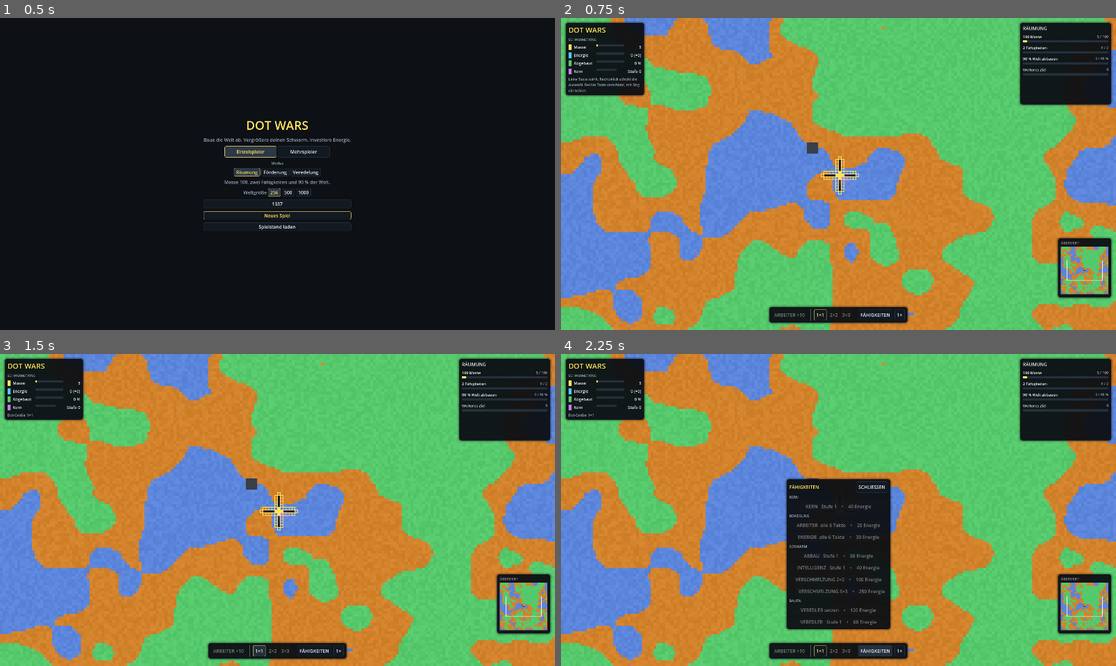
Above: before the commit, frames 1-4 (two rows, left to right).
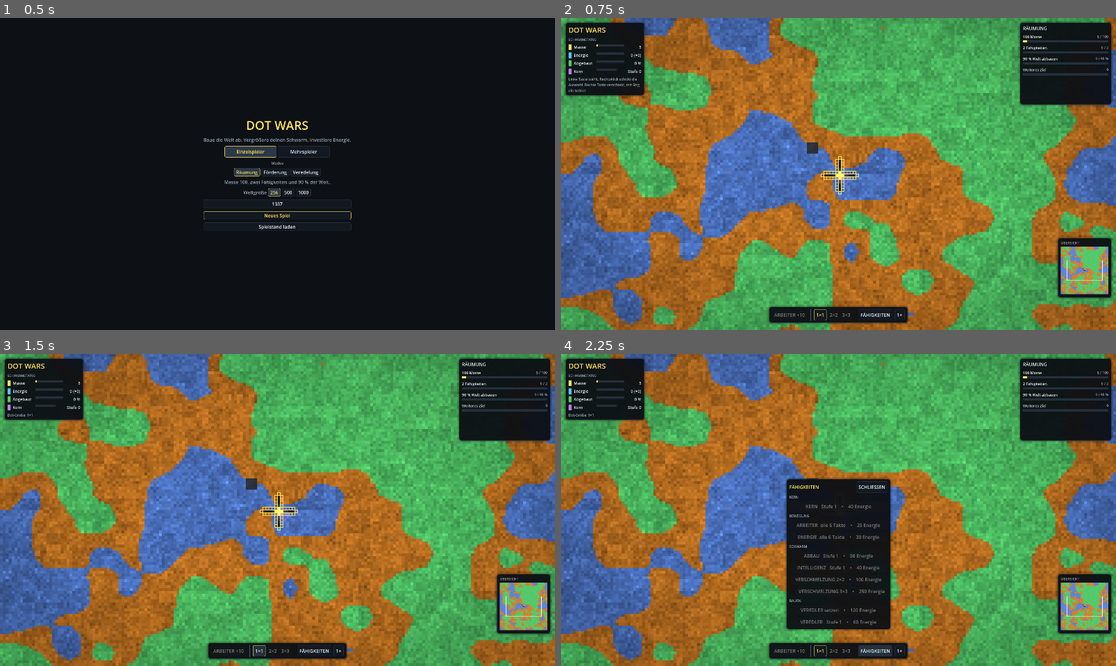
Above: after the commit, the same moments.

Repository: matthias007267/Dot-Wars
Game: Godot game, scene res://scenes/main.tscn
Two runs of this game, one before a commit and one after it. Both use one fixed random seed, a clock stepped at 60 frames per second and the inputs below.
Inputs:
- Up to frame 1 (0.5 s): no input
- Up to frame 2 (0.75 s): click "Neues Spiel" at 0.5 s
- Up to frame 3 (1.5 s): click "1×1" at 1.25 s
- Up to frame 4 (2.25 s): click "FÄHIGKEITEN" at 2 s

Frame 1 is identical in both runs. In frame 2, 66% of the frame differs, in the area x 0-100%, y 0-100%; in frame 3, 66%; in frame 4, 61%.

Commit message:
World-only Premium Pixel Tactics: Terrain, Tunnel, Dot-Glow (#3)

Diff:
--- a/src/render/energy_renderer.gd
+++ b/src/render/energy_renderer.gd
@@ -2,6 +2,10 @@
 extends Node2D
 ## Zeichnet transportierte Energie als eigene Pixeltextur.
 ## Arbeiter werden darüber gezeichnet und bleiben bei Konflikten sichtbar.
+
+const DOT_GLOW_SHADER := preload("res://src/render/shaders/dot_glow.gdshader")
+@export var glow_enabled := true
+@export_range(0.0, 1.0, 0.05) var glow_strength := 0.95
 
 var world: WorldState
 var energy: EnergyStore
@@ -12,6 +16,12 @@
 
 func _ready() -> void:
 	texture_filter = TEXTURE_FILTER_NEAREST
+	if glow_enabled:
+		var shader_material := ShaderMaterial.new()
+		shader_material.shader = DOT_GLOW_SHADER
+		shader_material.set_shader_parameter("glow_strength", glow_strength)
+		shader_material.set_shader_parameter("dot_brightness", 1.20)
+		material = shader_material
 	_bytes.resize(world.cell_count() * 4)
 	show_energy()
 
--- /dev/null
+++ b/src/render/shaders/dot_glow.gdshader
@@ -0,0 +1,31 @@
+shader_type canvas_item;
+render_mode unshaded;
+
+// Gemeinsamer GPU-Effekt fuer Arbeiter- und Energie-Textur.
+// Nur vier benachbarte Texel: kein eigener Node, Licht oder Partikel pro Dot.
+uniform float glow_strength : hint_range(0.0, 1.0) = 0.85;
+uniform float dot_brightness : hint_range(1.0, 1.5) = 1.16;
+
+void fragment() {
+    vec4 dot_color = texture(TEXTURE, UV);
+    if (dot_color.a > 0.01) {
+        // Der eigentliche Dot bleibt pixelgenau scharf.
+        COLOR = vec4(min(dot_color.rgb * dot_brightness, vec3(1.0)), dot_color.a);
+    } else {
+        vec2 texel = TEXTURE_PIXEL_SIZE;
+        vec2 safe_min = texel * 0.5;
+        vec2 safe_max = vec2(1.0) - safe_min;
+        vec4 up = texture(TEXTURE, clamp(UV - vec2(0.0, texel.y), safe_min, safe_max));
+        vec4 down = texture(TEXTURE, clamp(UV + vec2(0.0, texel.y), safe_min, safe_max));
+        vec4 left = texture(TEXTURE, clamp(UV - vec2(texel.x, 0.0), safe_min, safe_max));
+        vec4 right = texture(TEXTURE, clamp(UV + vec2(texel.x, 0.0), safe_min, safe_max));
+        float amount = up.a + down.a + left.a + right.a;
+        if (amount > 0.01) {
+            vec3 tint = (up.rgb * up.a + down.rgb * down.a
+                + left.rgb * left.a + right.rgb * right.a) / amount;
+            COLOR = vec4(tint, min(amount * glow_strength * 0.19, 0.42));
+        } else {
+            COLOR = vec4(0.0);
+        }
+    }
+}
--- /dev/null
+++ b/src/render/shaders/terrain.gdshader
@@ -0,0 +1,101 @@
+shader_type canvas_item;
+render_mode unshaded;
+
+// Nur die Weltoberflaeche: UI und Minimap verwenden weiterhin die Originaltextur.
+// Ein Weltpixel bleibt eine Zelle. Alle Details sind deterministisch und GPU-basiert.
+uniform float detail_strength : hint_range(0.0, 1.0) = 0.85;
+uniform float edge_strength : hint_range(0.0, 1.0) = 0.80;
+uniform float vignette_strength : hint_range(0.0, 0.35) = 0.15;
+
+const vec3 TUNNEL = vec3(22.0, 28.0, 36.0) / 255.0;
+const vec3 SOFT = vec3(87.0, 201.0, 109.0) / 255.0;
+const vec3 MEDIUM = vec3(211.0, 130.0, 44.0) / 255.0;
+const vec3 HARD = vec3(92.0, 134.0, 219.0) / 255.0;
+const vec3 BEDROCK = vec3(57.0, 63.0, 73.0) / 255.0;
+
+float hash_cell(vec2 p) {
+    vec3 p3 = fract(vec3(p.x, p.y, p.x) * 0.1031);
+    p3 += dot(p3, p3.yzx + 33.33);
+    return fract((p3.x + p3.y) * p3.z);
+}
+
+float is_tunnel(vec3 rgb) {
+    return 1.0 - step(0.105, distance(rgb, TUNNEL));
+}
+
+void fragment() {
+    vec4 source = texture(TEXTURE, UV);
+    vec3 color = source.rgb;
+    vec2 cell = floor(UV / TEXTURE_PIXEL_SIZE);
+    float fine = hash_cell(cell + vec2(19.0, 7.0)) - 0.5;
+    float broad = hash_cell(floor(cell / 4.0) + vec2(41.0, 11.0)) - 0.5;
+    float fleck = hash_cell(cell + vec2(73.0, 37.0));
+
+    float soft = distance(source.rgb, SOFT);
+    float medium = distance(source.rgb, MEDIUM);
+    float hard = distance(source.rgb, HARD);
+    float stone = distance(source.rgb, BEDROCK);
+    float empty = distance(source.rgb, TUNNEL);
+
+    bool terrain = soft < 0.13 || medium < 0.13 || hard < 0.13 || stone < 0.10;
+    bool corridor = empty < 0.105;
+
+    if (terrain) {
+        float shade = 0.88 + detail_strength * (fine * 0.23 + broad * 0.17);
+        if (soft < 0.13) {
+            // Weiche Erde: leicht organische, matte Oberflaeche.
+            color *= shade;
+            color += vec3(0.020, 0.060, 0.012) * step(0.89, fleck) * detail_strength;
+        } else if (medium < 0.13) {
+            // Mittlere Erde: dunklere Brocken und feine Risse.
+            color *= shade - 0.035;
+            color -= vec3(0.075, 0.045, 0.015) * step(0.91, fleck) * detail_strength;
+        } else if (hard < 0.13) {
+            // Hartes Mineral: kuehle Splitter und seltene Lichtreflexe.
+            color *= shade - 0.065;
+            color += vec3(0.065, 0.105, 0.155) * step(0.963, fleck) * detail_strength;
+        } else {
+            // Unzerstoerbarer Fels: dunkel, schwer, ohne auffaellige Highlights.
+            color *= 0.83 + detail_strength * (fine * 0.12 + broad * 0.12);
+        }
+
+        if (edge_strength > 0.001) {
+            vec2 texel = TEXTURE_PIXEL_SIZE;
+            vec2 safe_min = texel * 0.5;
+            vec2 safe_max = vec2(1.0) - safe_min;
+            vec3 up = texture(TEXTURE, clamp(UV - vec2(0.0, texel.y), safe_min, safe_max)).rgb;
+            vec3 down = texture(TEXTURE, clamp(UV + vec2(0.0, texel.y), safe_min, safe_max)).rgb;
+            vec3 left = texture(TEXTURE, clamp(UV - vec2(texel.x, 0.0), safe_min, safe_max)).rgb;
+            vec3 right = texture(TEXTURE, clamp(UV + vec2(texel.x, 0.0), safe_min, safe_max)).rgb;
+            // Obere/linke Kante hell, untere/rechte Kante schattig: Fels wirkt erhaben.
+            float bevel = (is_tunnel(up) + is_tunnel(left)) * 0.11
+                - (is_tunnel(down) + is_tunnel(right)) * 0.16;
+            color *= 1.0 + bevel * edge_strength;
+        }
+    } else if (corridor) {
+        // Ausgegrabene Tunnel bleiben dunkel und wirken gegenueber dem Fels vertieft.
+        color *= 0.85 + detail_strength * (fine * 0.16 + broad * 0.08);
+        if (edge_strength > 0.001) {
+            vec2 texel = TEXTURE_PIXEL_SIZE;
+            vec2 safe_min = texel * 0.5;
+            vec2 safe_max = vec2(1.0) - safe_min;
+            vec3 up = texture(TEXTURE, clamp(UV - vec2(0.0, texel.y), safe_min, safe_max)).rgb;
+            vec3 down = texture(TEXTURE, clamp(UV + vec2(0.0, texel.y), safe_min, safe_max)).rgb;
+            vec3 left = texture(TEXTURE, clamp(UV - vec2(texel.x, 0.0), safe_min, safe_max)).rgb;
+            vec3 right = texture(TEXTURE, clamp(UV + vec2(texel.x, 0.0), safe_min, safe_max)).rgb;
+            float upper_wall = step(0.105, distance(up, TUNNEL))
+                + step(0.105, distance(left, TUNNEL));
+            float lower_wall = step(0.105, distance(down, TUNNEL))
+                + step(0.105, distance(right, TUNNEL));
+            color += vec3(0.022, 0.031, 0.042) * upper_wall * edge_strength;
+            color *= 1.0 - 0.14 * min(lower_wall, 1.0) * edge_strength;
+        }
+    }
+    // Marker, Gebaeude, beschaedigte Zellen und Kerne bleiben klar unterscheidbar.
+    // Der Farbfilter wirkt ausschliesslich auf diesen WorldRenderer-Sprite.
+    color = (color - vec3(0.5)) * 1.055 + vec3(0.5);
+    vec2 screen_center = SCREEN_UV * 2.0 - vec2(1.0);
+    float vignette = 1.0 - vignette_strength
+        * smoothstep(0.18, 1.40, dot(screen_center, screen_center));
+    COLOR = vec4(clamp(color * vignette, vec3(0.0), vec3(1.0)), source.a);
+}
--- a/src/render/worker_renderer.gd
+++ b/src/render/worker_renderer.gd
@@ -1,6 +1,10 @@
 class_name WorkerRenderer
 extends Node2D
 ## Zeichnet alle Arbeiter in eine Textur, ein Pixel pro Zelle. Keine Node pro Arbeiter.
+
+const DOT_GLOW_SHADER := preload("res://src/render/shaders/dot_glow.gdshader")
+@export var glow_enabled := true
+@export_range(0.0, 1.0, 0.05) var glow_strength := 0.80
 
 var world: WorldState
 var workers: WorkerStore
@@ -18,6 +22,12 @@
 
 func _ready() -> void:
 	texture_filter = TEXTURE_FILTER_NEAREST
+	if glow_enabled:
+		var shader_material := ShaderMaterial.new()
+		shader_material.shader = DOT_GLOW_SHADER
+		shader_material.set_shader_parameter("glow_strength", glow_strength)
+		shader_material.set_shader_parameter("dot_brightness", 1.13)
+		material = shader_material
 	_bytes.resize(world.cell_count() * 4)
 	_upload()
 
--- a/src/render/world_renderer.gd
+++ b/src/render/world_renderer.gd
@@ -4,7 +4,14 @@
 ## Es gibt keine Node pro Zelle.
 
 const GRID_MIN_ZOOM := 8.0
-const PIT_GLOW_MIN_ZOOM := 3.0
+const PIT_GLOW_MIN_ZOOM := 2.5
+const TERRAIN_SHADER := preload("res://src/render/shaders/terrain.gdshader")
+
+## Reine Darstellungsoptionen, ohne Einfluss auf die Welt oder das HUD.
+@export var world_fx_enabled := true
+@export_range(0.0, 1.0, 0.05) var terrain_detail := 0.85
+@export_range(0.0, 1.0, 0.05) var tunnel_depth := 0.80
+@export_range(0.0, 0.35, 0.01) var vignette_strength := 0.15
 
 var world: WorldState
 var camera: Camera2D
@@ -27,10 +34,26 @@
 var _bytes := PackedByteArray()
 var _image: Image
 var _texture: ImageTexture
+var _surface: Sprite2D
+var _last_glow_frame := -1
 
 
 func _ready() -> void:
 	texture_filter = TEXTURE_FILTER_NEAREST
+	# Nur dieser eine Sprite erhaelt den Welt-Shader. Eigene Draw-Befehle
+	# (Kernlicht, Raster) liegen darueber; die Minimap nutzt die Rohtextur.
+	_surface = Sprite2D.new()
+	_surface.centered = false
+	_surface.texture_filter = TEXTURE_FILTER_NEAREST
+	_surface.show_behind_parent = true
+	if world_fx_enabled:
+		var shader_material := ShaderMaterial.new()
+		shader_material.shader = TERRAIN_SHADER
+		shader_material.set_shader_parameter("detail_strength", terrain_detail)
+		shader_material.set_shader_parameter("edge_strength", tunnel_depth)
+		shader_material.set_shader_parameter("vignette_strength", vignette_strength)
+		_surface.material = shader_material
+	add_child(_surface)
 	_bytes.resize(world.cell_count() * 4)
 	_paint_everything()
 	_upload()
@@ -40,22 +63,26 @@
 
 func _process(_delta: float) -> void:
 	var dirty := world.consume_dirty_chunks()
-	if dirty.is_empty():
-		return
-	var palette := palette_bytes()
-	for chunk in dirty:
-		paint_rect(
-			_bytes, world, palette, world.chunk_rect(chunk), _pit_index(), core_mask, building_mask,
-			marker_cores, marker_rgb, marker_hill, marker_relics, marker_relic_rgb
-		)
-	_upload()
-	queue_redraw()
+	if not dirty.is_empty():
+		var palette := palette_bytes()
+		for chunk in dirty:
+			paint_rect(
+				_bytes, world, palette, world.chunk_rect(chunk), _pit_index(), core_mask, building_mask,
+				marker_cores, marker_rgb, marker_hill, marker_relics, marker_relic_rgb
+			)
+		_upload()
+		queue_redraw()
+	# Kernpuls mit maximal etwa 15 Updates/Sekunde, ohne Welttextur-Upload.
+	if world_fx_enabled and camera != null and camera.zoom.x >= PIT_GLOW_MIN_ZOOM:
+		var glow_frame := int(Time.get_ticks_msec() / 66)
+		if glow_frame != _last_glow_frame:
+			_last_glow_frame = glow_frame
+			queue_redraw()
 
 
 func _draw() -> void:
 	if _texture == null:
 		return
-	draw_texture_rect(_texture, Rect2(0, 0, world.width, world.height), false)
 	_draw_pit_glow()
 	if show_chunks:
 		_draw_chunks()
@@ -190,21 +217,36 @@
 		_texture = ImageTexture.create_from_image(_image)
 	else:
 		_texture.update(_image)
-
-
-## Der Lichtakzent wird nur beim Zeichnen berechnet; kein Pixel/Node je Zelle.
-## Bei kleinen Zoomstufen bleibt das Energiekern ein einzelner farbiger Dot.
+	if _surface != null:
+		_surface.texture = _texture
+
+
+## Die Kerne aller Fraktionen leuchten ohne zusaetzliche Nodes oder Lichtquellen.
+## Im Fernzoom bleibt die Basismarkierung exakt ein Weltpixel.
 func _draw_pit_glow() -> void:
-	if not marker_cores.is_empty():
-		return
-	if camera == null or camera.zoom.x < PIT_GLOW_MIN_ZOOM:
-		return
-	var point := WorldGenerator.sacrifice_cell(world)
-	var center := Vector2(point.x + 0.5, point.y + 0.5)
-	var glow := Materials.PIT_COLOR
-	draw_circle(center, 3.6, Color(glow.r, glow.g, glow.b, 0.055))
-	draw_circle(center, 2.4, Color(glow.r, glow.g, glow.b, 0.095))
-	draw_circle(center, 1.35, Color(glow.r, glow.g, glow.b, 0.18))
+	if not world_fx_enabled or camera == null or camera.zoom.x < PIT_GLOW_MIN_ZOOM:
+		return
+	var pulse := 0.5 + 0.5 * sin(float(Time.get_ticks_msec()) * 0.0028)
+	if marker_cores.is_empty():
+		_glow_at(_pit_index(), Materials.PIT_COLOR, pulse)
+		return
+	for index in marker_cores.size():
+		var at := index * 3
+		if at + 2 >= marker_rgb.size():
+			continue
+		var color := Color8(marker_rgb[at], marker_rgb[at + 1], marker_rgb[at + 2])
+		_glow_at(marker_cores[index], color, pulse)
+
+
+func _glow_at(cell: int, color: Color, pulse: float) -> void:
+	if cell < 0 or cell >= world.cell_count():
+		return
+	var center := Vector2(float(cell % world.width) + 0.5, float(cell / world.width) + 0.5)
+	var radius := 3.0 + 0.3 * pulse
+	draw_circle(center, radius, Color(color.r, color.g, color.b, 0.045 + 0.025 * pulse))
+	draw_circle(center, 1.9 + 0.2 * pulse, Color(color.r, color.g, color.b, 0.095 + 0.045 * pulse))
+	draw_arc(center, 2.1 + 0.25 * pulse, 0.0, TAU, 28,
+		Color(color.r, color.g, color.b, 0.30 + 0.15 * pulse), 0.14, true)
 
 
 func _draw_grid() -> void:
--- /dev/null
+++ b/tests/test_world_visual_fx.gd
@@ -0,0 +1,37 @@
+extends TestCase
+## Reine Rendering-Aenderungen: Shader bleiben optional und die Simulation unberuehrt.
+
+
+func test_world_and_dot_shaders_are_available() -> void:
+	var terrain := load("res://src/render/shaders/terrain.gdshader") as Shader
+	var glow := load("res://src/render/shaders/dot_glow.gdshader") as Shader
+	check(terrain != null, "Terrain-Shader laedt")
+	check(glow != null, "Dot-Glow-Shader laedt")
+	if terrain != null:
+		check(terrain.code.contains("SCREEN_UV"), "Vignette wird nur im Weltshader berechnet")
+	if glow != null:
+		check(glow.code.contains("TEXTURE_PIXEL_SIZE"), "Glow nutzt benachbarte Texturpixel")
+
+
+func test_world_effects_can_be_disabled_without_changing_palette() -> void:
+	var original := WorldRenderer.palette_bytes()
+	var renderer := WorldRenderer.new()
+	renderer.world_fx_enabled = false
+	renderer.terrain_detail = 0.0
+	renderer.tunnel_depth = 0.0
+	renderer.vignette_strength = 0.0
+	check(not renderer.world_fx_enabled, "Terrain-Effekte sind optional")
+	check_eq(WorldRenderer.palette_bytes(), original, "Materialpalette bleibt unveraendert")
+	renderer.free()
+
+
+func test_worker_and_energy_effects_are_independent() -> void:
+	var workers := WorkerRenderer.new()
+	var energy := EnergyRenderer.new()
+	check(workers.glow_enabled, "Arbeiter-Glow standardmaessig an")
+	check(energy.glow_enabled, "Energie-Glow standardmaessig an")
+	workers.glow_enabled = false
+	energy.glow_enabled = false
+	check(not workers.glow_enabled and not energy.glow_enabled, "Glow kann separat aus")
+	workers.free()
+	energy.free()
Not shown, added: docs/WORLD_RENDERING.md
